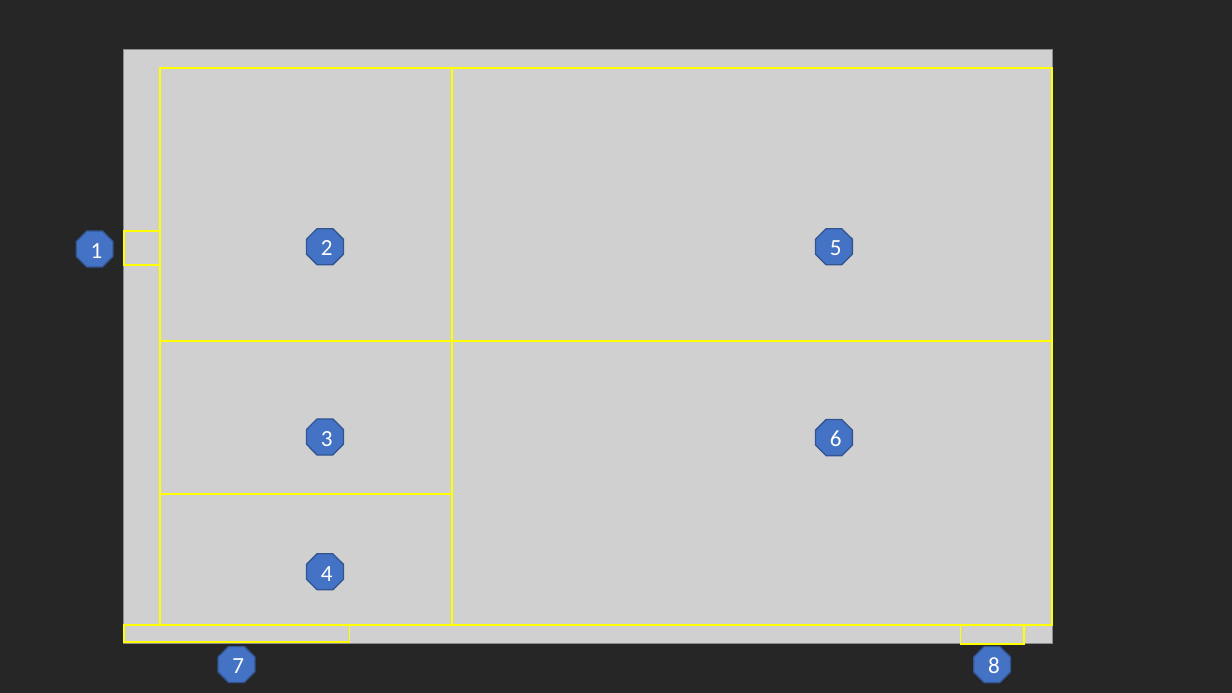
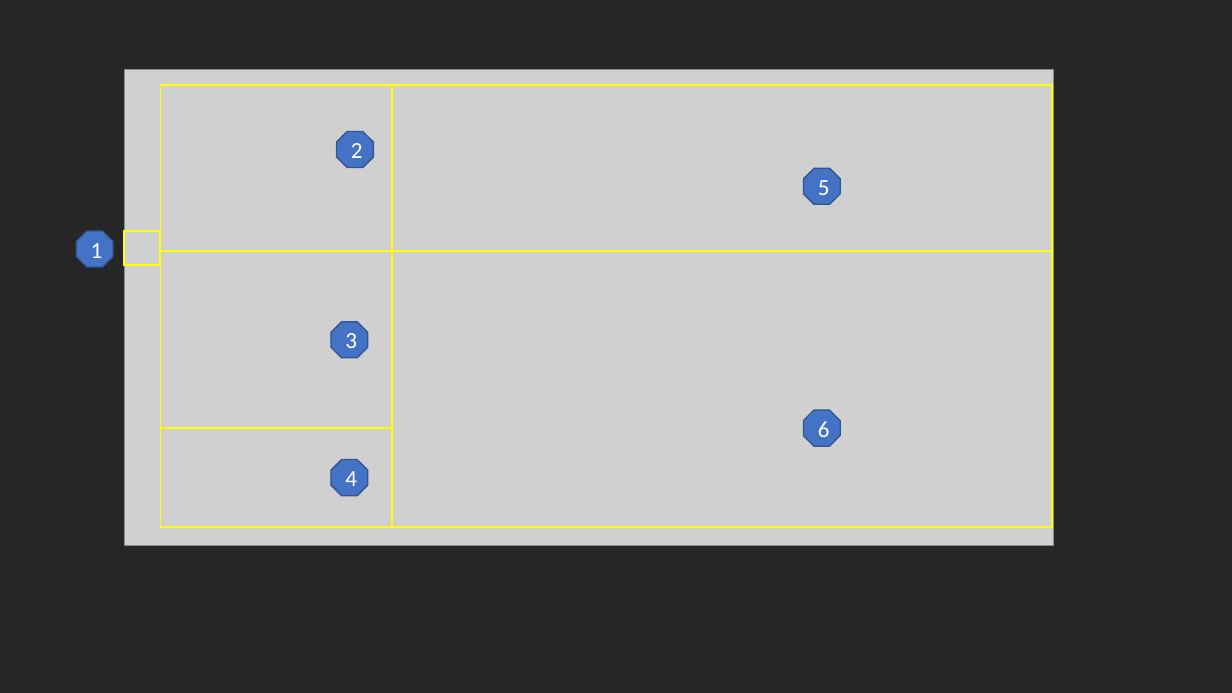
Before and after one commit to nasa/vscode-pvs, a slide deck: slide 1 of vscode-pvs/screenshots/vscode-pvs-user-interface.pptx. Drawn at 1232x693 pixels with LibreOffice and Linux fonts; fonts in the diff are those of the drawing; grey boxes stand for pictures. Boxes give left, top, right and bottom in pixels: in the first picture for what was removed or moved away, otherwise in the second. Text is boxed around its words. In the diff, an @@ line names an element or a change of style, - is before the commit and + after.

```diff
--- a/vscode-pvs/screenshots/vscode-pvs-user-interface.pptx
+++ b/vscode-pvs/screenshots/vscode-pvs-user-interface.pptx
@@ picture: place and size @@
-picture at [124, 49, 1053, 643]
+picture at [124, 70, 1053, 546]
@@ rectangle: place and size @@
-rectangle at [161, 68, 452, 341]
+rectangle at [161, 85, 392, 251]
@@ rectangle: place and size @@
-rectangle at [452, 68, 1053, 341]
+rectangle at [393, 85, 1053, 251]
@@ octagon "2": place and size @@
-octagon "2" at [307, 229, 344, 265]
+octagon "2" at [336, 131, 373, 167]
@@ octagon "5": place and size @@
-octagon "5" at [816, 229, 853, 265]
+octagon "5" at [804, 168, 841, 204]
@@ rectangle: place and size @@
-rectangle at [161, 341, 452, 494]
+rectangle at [161, 251, 392, 428]
@@ rectangle: place and size @@
-rectangle at [452, 341, 1053, 625]
+rectangle at [392, 251, 1053, 527]
@@ octagon "3": place and size @@
-octagon "3" at [307, 419, 344, 455]
+octagon "3" at [331, 322, 368, 358]
@@ octagon "6": place and size @@
-octagon "6" at [816, 420, 853, 456]
+octagon "6" at [804, 410, 841, 446]
@@ rectangle: place and size @@
-rectangle at [161, 494, 452, 625]
+rectangle at [161, 428, 392, 527]
@@ octagon "4": place and size @@
-octagon "4" at [307, 554, 344, 590]
+octagon "4" at [331, 459, 368, 495]
@@ rectangle removed at [124, 625, 350, 642] @@
@@ rectangle removed at [961, 625, 1024, 644] @@
@@ octagon removed at [218, 647, 255, 683] @@
-7
@@ octagon removed at [974, 647, 1011, 683] @@
-8
```
Also in this commit, not shown: 12 other files.
